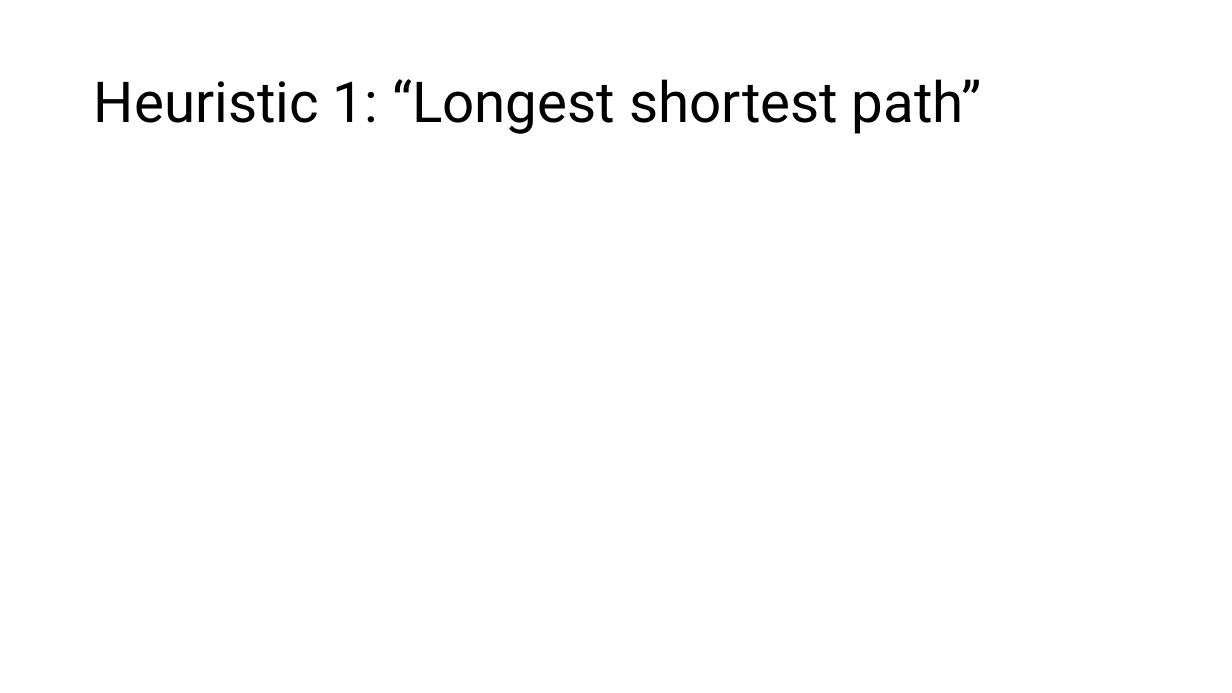
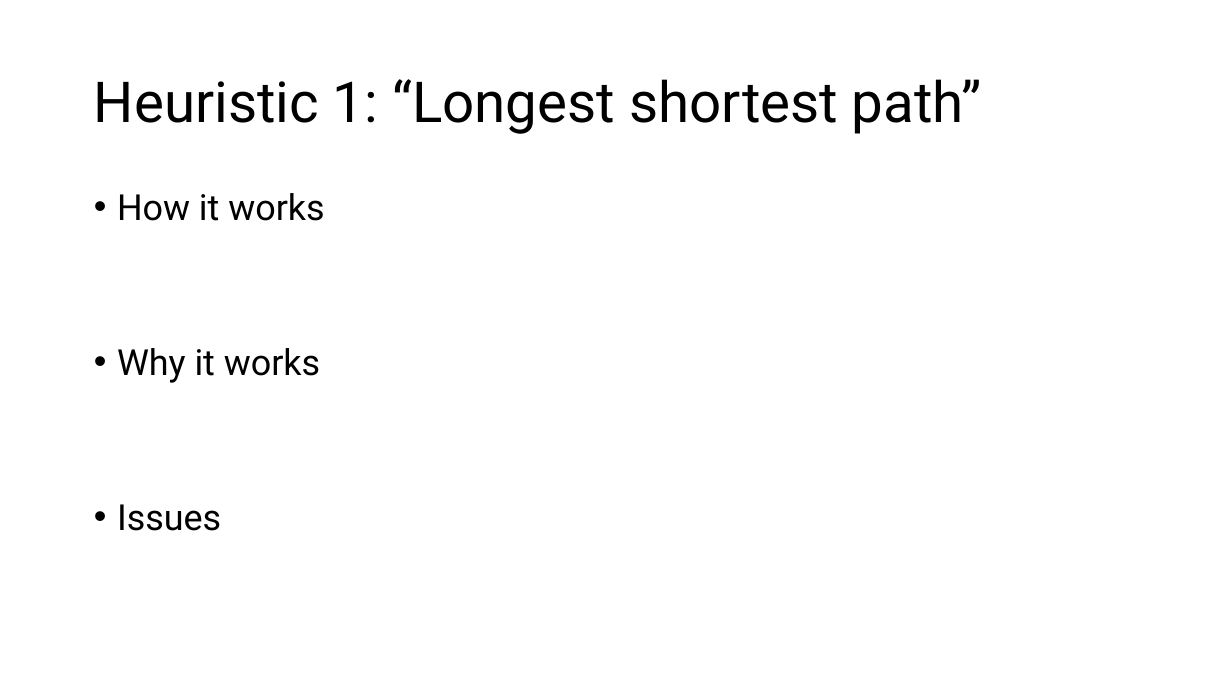
Before and after one commit to SmarfMagoosh/IntroToAIProject1, a slide deck: slide 3 of flooding/writing/presentation.pptx. Drawn at 1232x693 pixels with LibreOffice and Linux fonts; fonts in the diff are those of the drawing. Boxes give left, top, right and bottom in pixels: in the first picture for what was removed or moved away, otherwise in the second. Text is boxed around its words. In the diff, an @@ line names an element or a change of style, - is before the commit and + after.

```diff
--- a/flooding/writing/presentation.pptx
+++ b/flooding/writing/presentation.pptx
@@ text added at (x1=117, y1=193, x2=324, y2=531), 28 pt, text #000000 @@
+• How it works
+• Why it works
+• Issues
```
Also in this commit, not shown: 2 other slides changed, 6 slides added, 2 slides removed, 18 other files.
